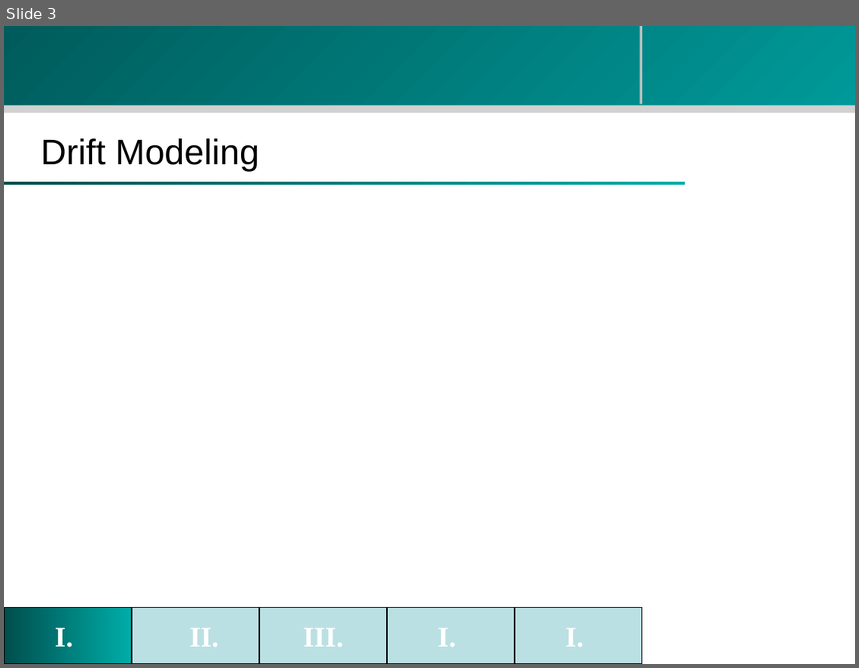
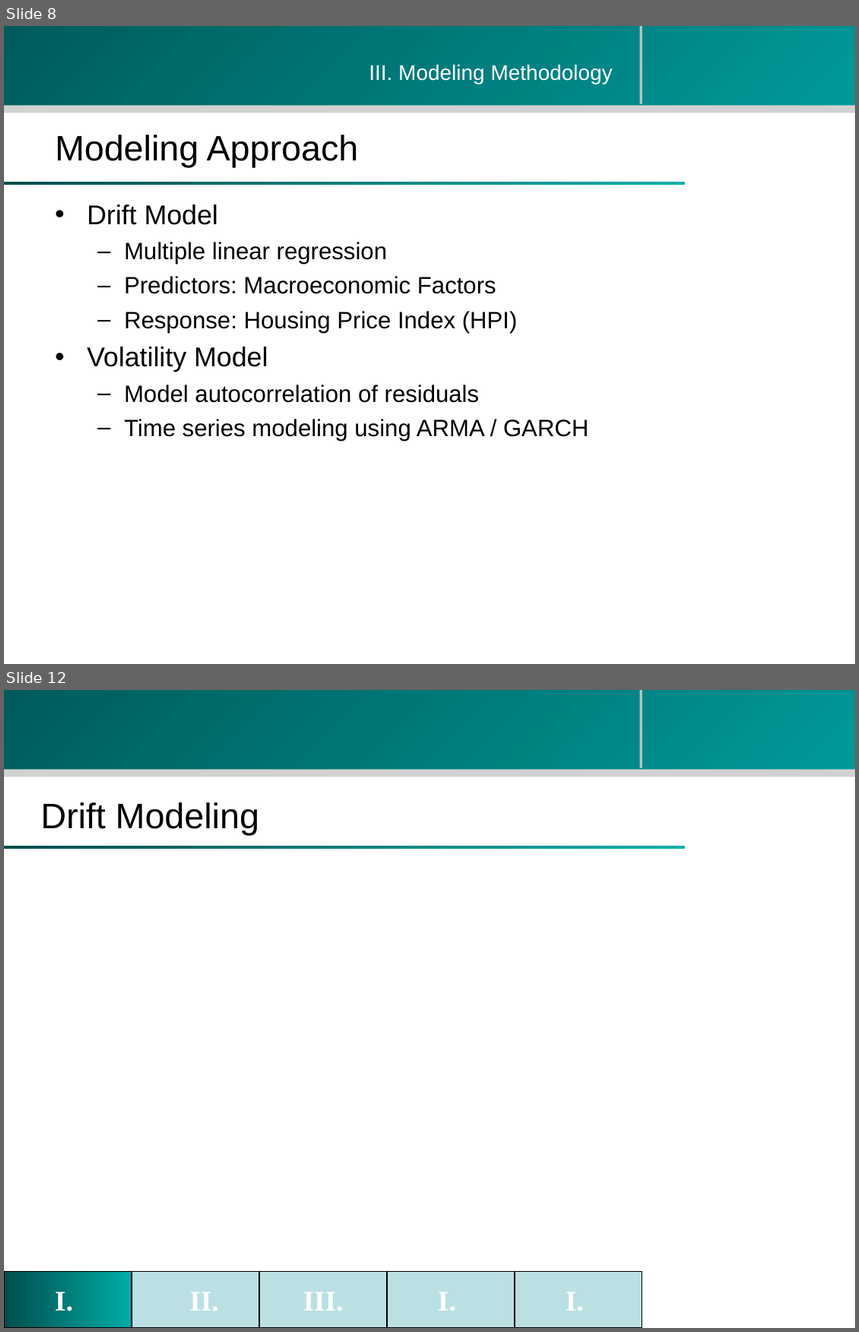
Before and after one commit to zhouzhenghui/svnrepository, a slide deck: SVNRepository/Presentation/M.Eng Final Presentation-take2.ppt. Shown one above the other, each under a label of ours: slide 3 before the commit, slides 8 and 12 after it; the slides between them are not shown. The pictures are 859x668 and 859x1332 pixels, drawn with LibreOffice and Linux fonts; fonts in the diff are those of the drawing; background and template pictures are left out. Boxes give left, top, right and bottom in pixels: in the first picture for what was removed or moved away, otherwise in the second. Text is boxed around its words. In the diff, an @@ line names an element or a change of style, - is before the commit and + after.

```diff
--- a/SVNRepository/Presentation/M.Eng Final Presentation-take2.ppt
+++ b/SVNRepository/Presentation/M.Eng Final Presentation-take2.ppt
@@ slide 8 added at (x1=4, y1=26, x2=855, y2=664), background #FFFFFF; not listed: 4 template elements that a slide beside it also shows @@
@@ text added at (x1=369, y1=64, x2=613, y2=84), 18 pt, text #FFFFFF @@
+III. Modeling Methodology
@@ title added at (x1=55, y1=135, x2=359, y2=167), 30 pt, text #000000 @@
+Modeling Approach
@@ text added at (x1=87, y1=205, x2=588, y2=441), 20 pt, text #000000 @@
+• Drift Model
+  – Multiple linear regression
+  – Predictors: Macroeconomic Factors
+  – Response: Housing Price Index (HPI)
+• Volatility Model
+  – Model autocorrelation of residuals
+  – Time series modeling using ARMA / GARCH
@@ what was slide 3 is now slide 12 @@
```
Also in this commit, not shown: 1 slide changed, 9 other slides added, 1 slide removed.
